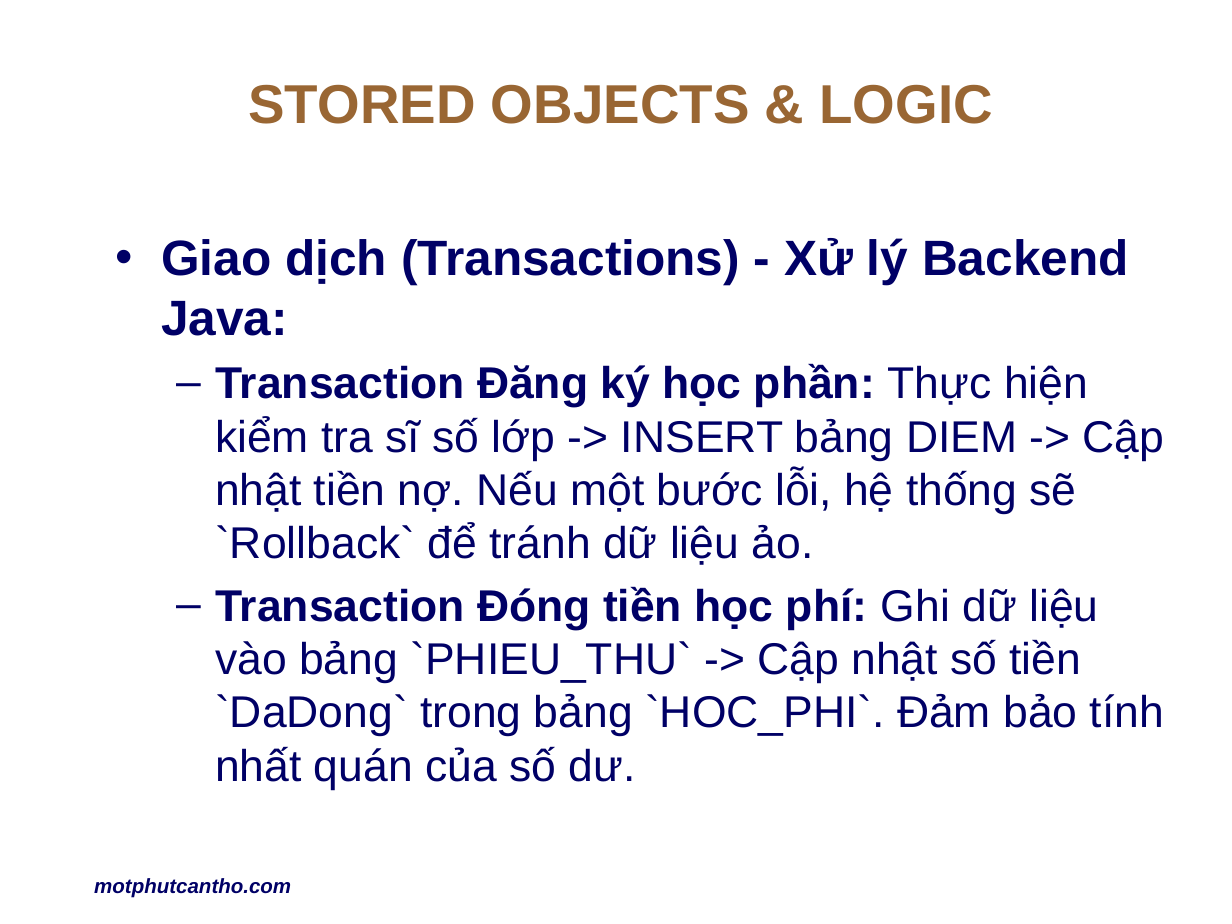
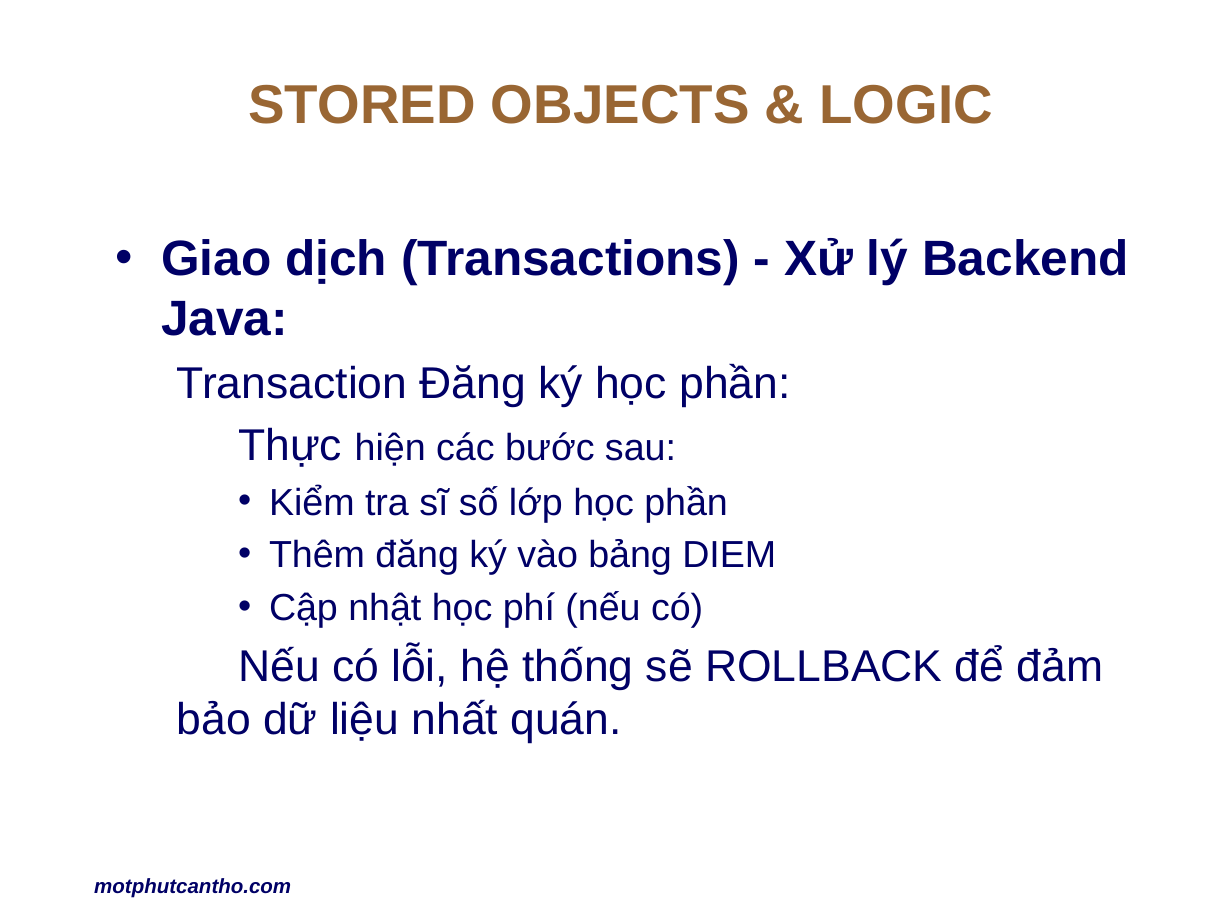
Before and after one commit to NguyenLH2005/nguyenB2306564_viB2306600, a slide deck: slide 9 of nguyenb2306564-vib2306600.pptx. Drawn at 1232x924 pixels with LibreOffice and Linux fonts; fonts in the diff are those of the drawing; background and template pictures are left out. Boxes give left, top, right and bottom in pixels: in the first picture for what was removed or moved away, otherwise in the second. Text is boxed around its words. In the diff, an @@ line names an element or a change of style, - is before the commit and + after.

Commit message:
cập nhật pptx transaction

```diff
--- a/nguyenb2306564-vib2306600.pptx
+++ b/nguyenb2306564-vib2306600.pptx
@@ text at <box>177,363,1104,743</box>: text changed @@
-  – Transaction Đăng ký học phần: Thực hiện kiểm tra sĩ số lớp -> INSERT bảng DIEM -> Cập nhật tiền nợ. Nếu một bước lỗi, hệ thống sẽ `Rollback` để tránh dữ liệu ảo.
-  – Transaction Đóng tiền học phí: Ghi dữ liệu vào bảng `PHIEU_THU` -> Cập nhật số tiền `DaDong` trong bảng `HOC_PHI`. Đảm bảo tính nhất quán của số dư.
+  Transaction Đăng ký học phần:
+    Thực hiện các bước sau:
+    • Kiểm tra sĩ số lớp học phần
+    • Thêm đăng ký vào bảng DIEM
+    • Cập nhật học phí (nếu có)
+  Nếu có lỗi, hệ thống sẽ ROLLBACK để đảm bảo dữ liệu nhất quán.
```
Also in this commit, not shown: 3 other slides changed, 2 slides added, 14 other files.
